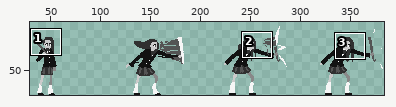
Two states of a sprite sheet, assets/player/amenine/parry.png. The picture above shows the old version from afar; the outline marks the close-up.
Close-up. Earlier state:
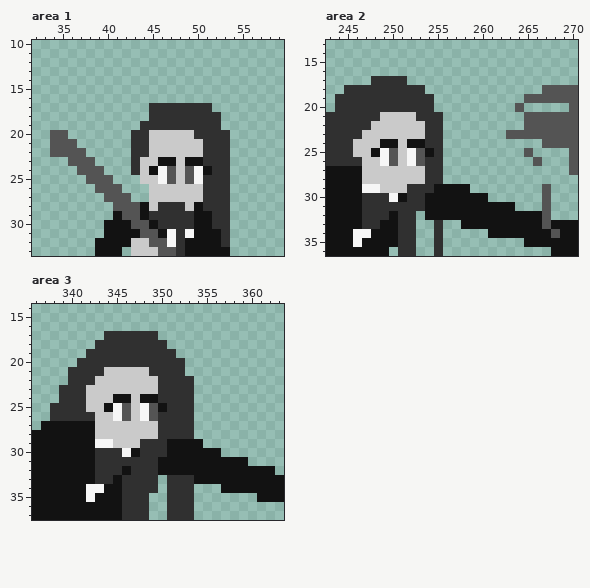
The file is 384x75 pixels. Shown: area 1: x 32..59, y 10..33; area 2: x 243..270, y 13..36; area 3: x 336..363, y 14..37. The wide view leaves out empty margins. The commit also changed other parts of the picture, which this record leaves out.
The result:
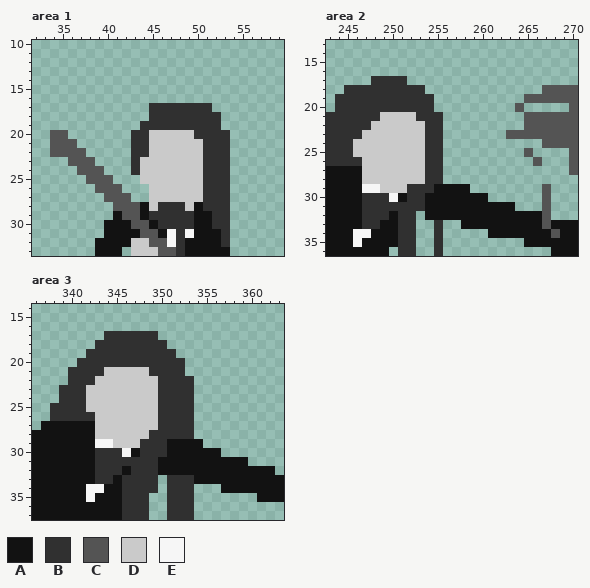
Palette (. is transparent): A #121212  B #303030  C #545454  D #cacaca  E #f6f6f6
Difference:
Changed rows in their new state; - is an unchanged pixel.
Area 1:
first column x 45:
23 -DD-DD-
24 DDD-DDB
25 -DD-DD-
Area 2:
first column x 248:
24 -DD-DD-
25 DDD-DDB
26 -DD-DD-
Area 3:
first column x 344:
24 -DD-DD-
25 DDD-DDB
26 -DD-DD-
28 -----B-
